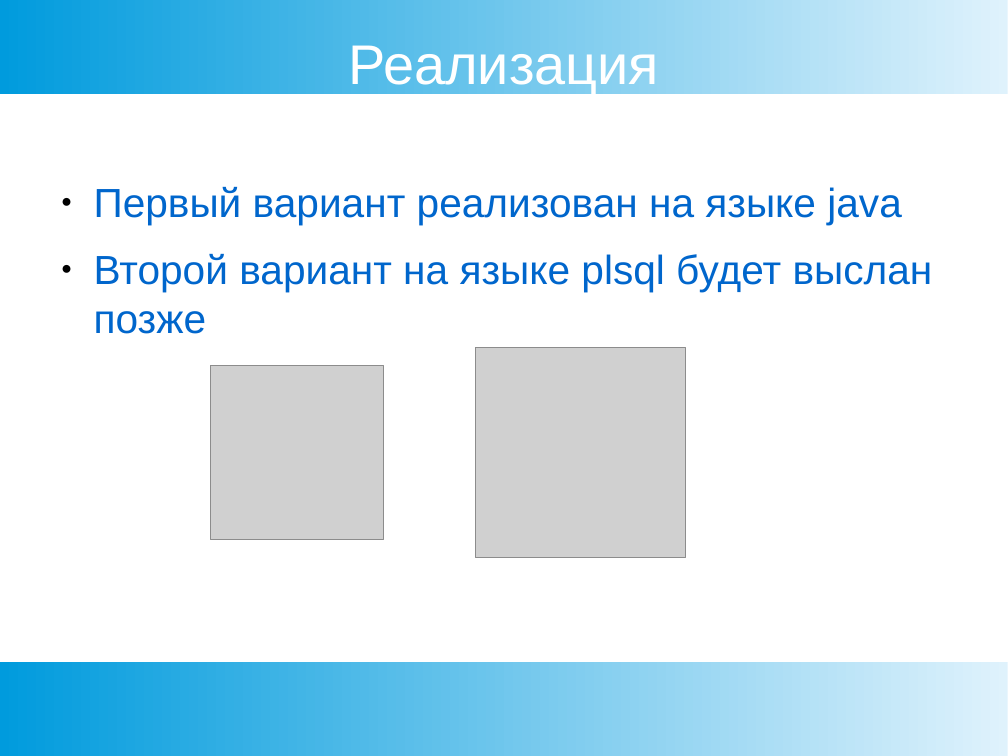
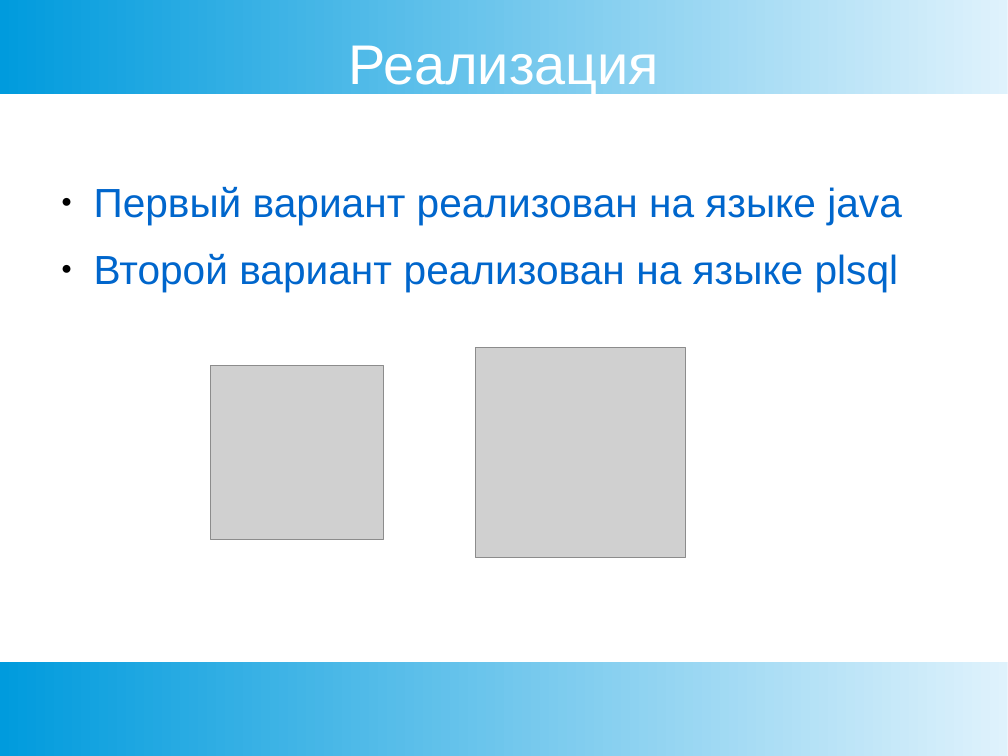
Before and after one commit to mikechip1980/mail_validator, a slide deck: slide 6 of Валидатор почты.pptx. Drawn at 1008x756 pixels with LibreOffice and Linux fonts; fonts in the diff are those of the drawing; grey boxes stand for pictures. Boxes give left, top, right and bottom in pixels: in the first picture for what was removed or moved away, otherwise in the second. Text is boxed around its words. In the diff, an @@ line names an element or a change of style, - is before the commit and + after.

Commit message:
plsql implementation added

```diff
--- a/Валидатор почты.pptx
+++ b/Валидатор почты.pptx
@@ text at (x1=94, y1=253, x2=899, y2=292): text changed @@
-● Второй вариант на языке plsql будет выслан позже
+● Второй вариант реализован на языке plsql
```
Also in this commit, not shown: 3 other files.
